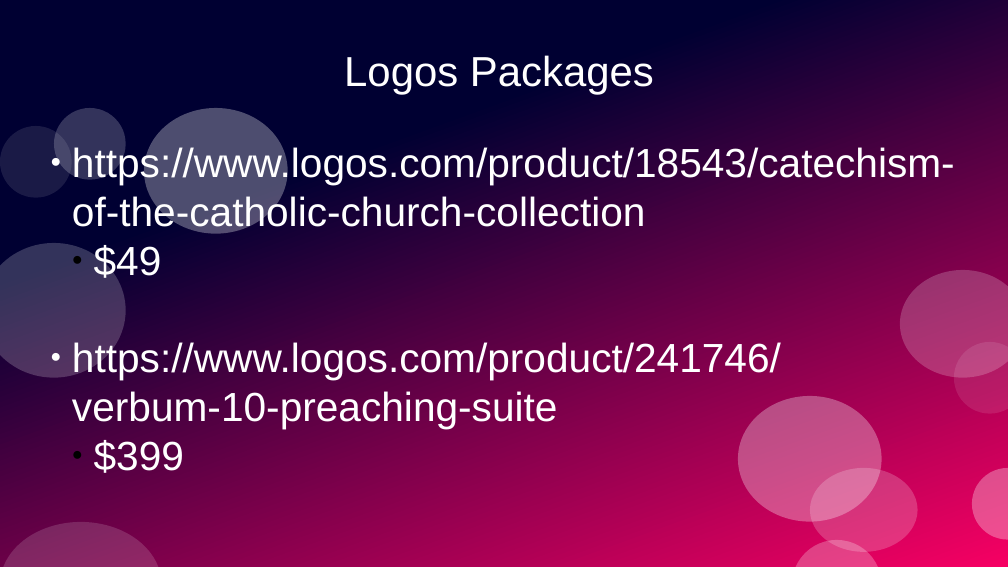
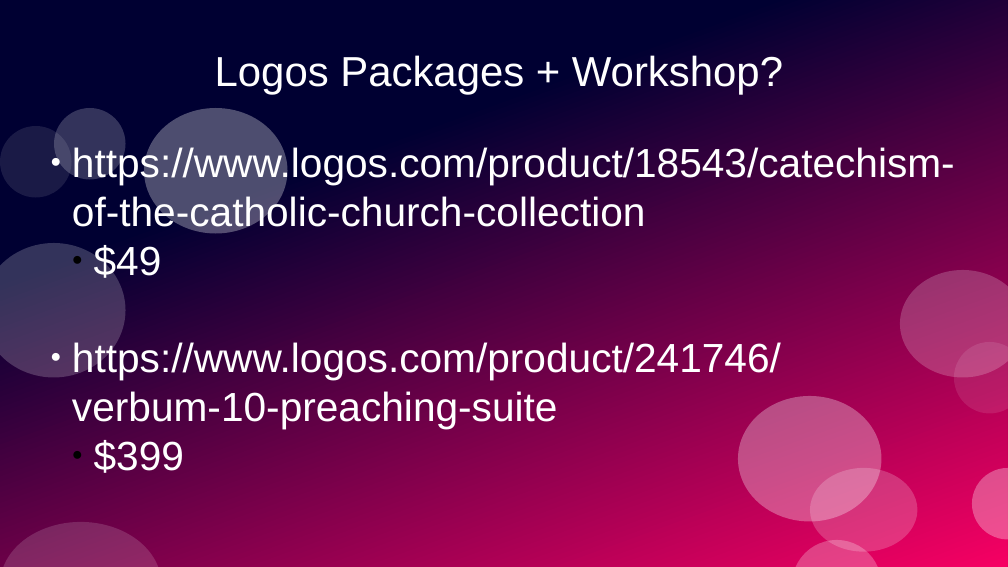
Before and after one commit to stevemac321/Catechist, a slide deck: slide 5 of Mastery.pptx (slide 10 before the commit). Drawn at 1008x567 pixels with LibreOffice and Linux fonts; fonts in the diff are those of the drawing. Boxes give left, top, right and bottom in pixels: in the first picture for what was removed or moved away, otherwise in the second. Text is boxed around its words. In the diff, an @@ line names an element or a change of style, - is before the commit and + after.

```diff
--- a/Mastery.pptx
+++ b/Mastery.pptx
@@ title at [215,55,783,95]: text changed @@
-Logos Packages
+Logos Packages + Workshop?
```
Also in this commit, not shown: 4 other slides changed, 3 slides added, 5 slides removed, 1 other file.
